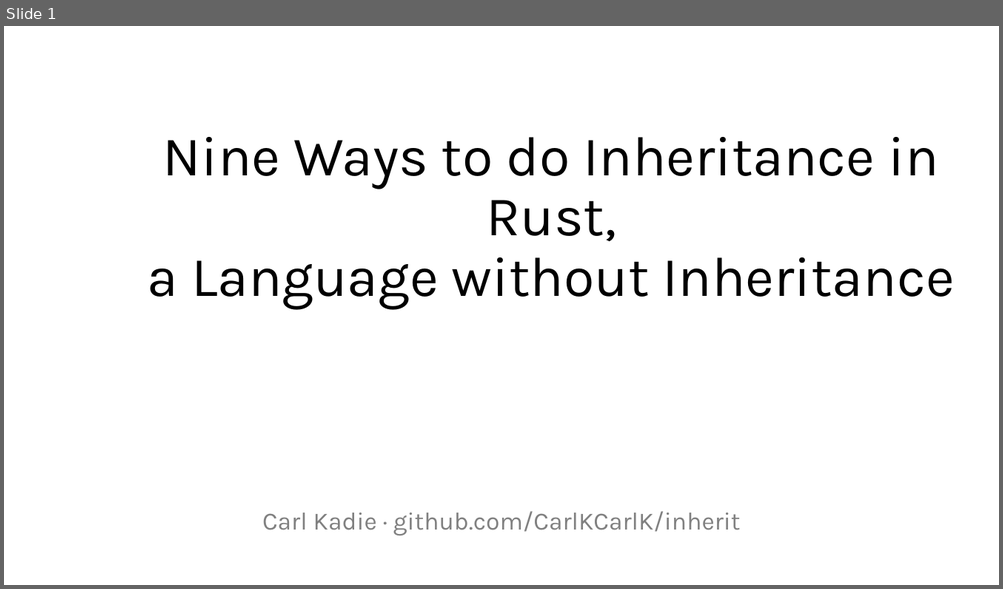
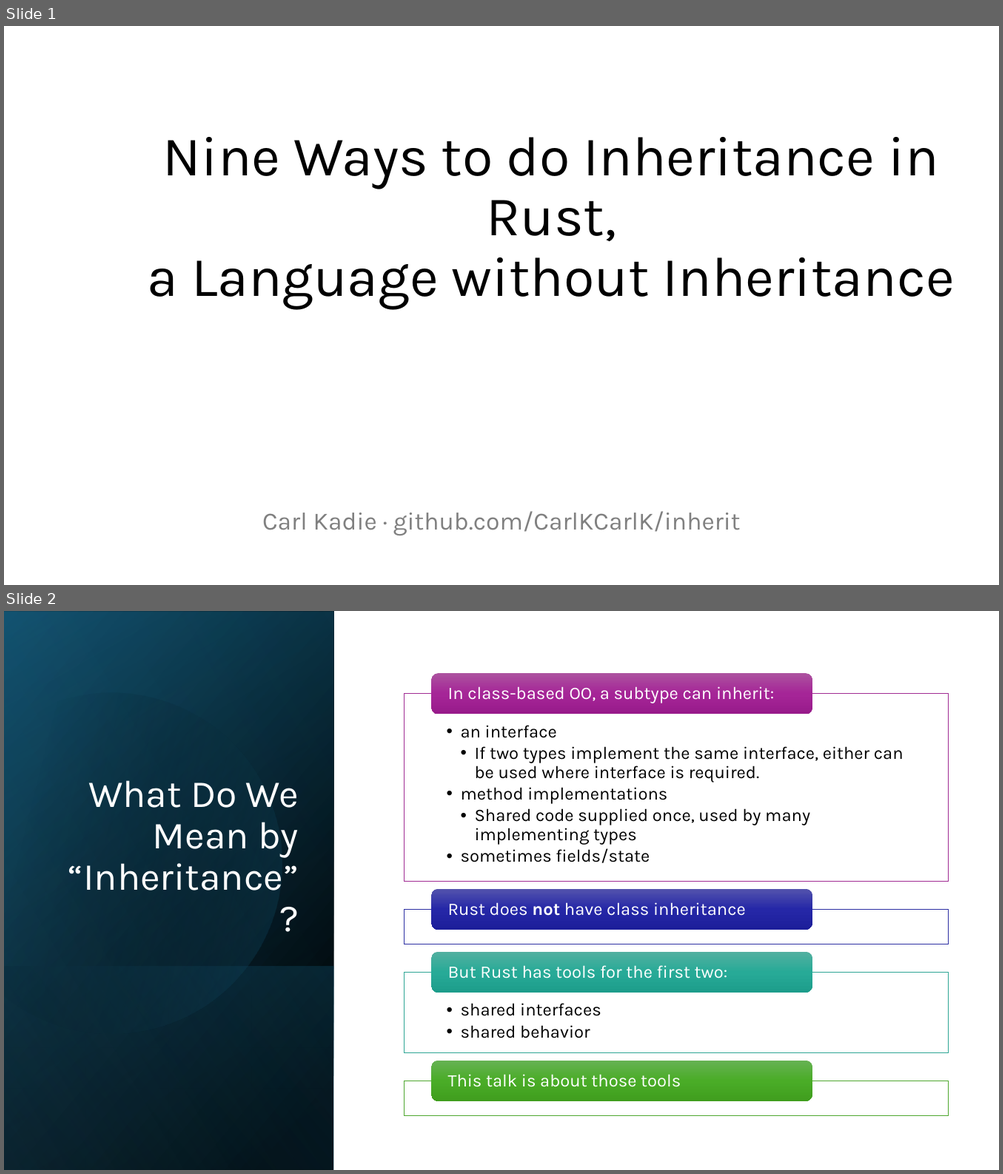
Before and after one commit to CarlKCarlK/inherit, a slide deck: docs/intro.pptx. Shown one above the other, each under a label of ours: slide 1 before the commit, slides 1 and 2 after it. The pictures are 1003x589 and 1003x1174 pixels, drawn with LibreOffice and Linux fonts; fonts in the diff are those of the drawing. Boxes give left, top, right and bottom in pixels: in the first picture for what was removed or moved away, otherwise in the second. Text is boxed around its words. In the diff, an @@ line names an element or a change of style, - is before the commit and + after.

```diff
--- a/docs/intro.pptx
+++ b/docs/intro.pptx
@@ slide 2 added at <box>4,611,999,1170</box>, background #FFFFFF @@
@@ rectangle added at <box>4,611,334,1170</box>, fill gradient #000000 to #104862 @@
@@ rectangle added at <box>4,612,334,1170</box>, fill gradient #000000 to #156082 @@
@@ rectangle added at <box>4,611,334,1170</box>, fill gradient #000000 to #46B1E1 @@
@@ freeform shape added at <box>4,652,323,1068</box>, fill gradient #000000 to #156082 @@
@@ title added at <box>68,780,299,891</box>, 37 pt, text #FFFFFF @@
+What Do We Mean by “Inheritance”?
@@ rectangle added at <box>4,966,334,1170</box>, fill gradient #156082 to #000000 @@
@@ group added at <box>404,673,948,1116</box>: 6 texts, 4 rectangles, 4 rounded rectangles @@
+  • an interface
+    • If two types implement the same interface, either can be used where interface is required.
+  • method implementations
+    • Shared code supplied once, used by many implementing types
+  • sometimes fields/state
+In class-based OO, a subtype can inherit:
+Rust does not have class inheritance
+  • shared interfaces
+  • shared behavior
+But Rust has tools for the first two:
+This talk is about those tools
```
Also in this commit, not shown: 1 other slide added, 1 slide removed, 3 other files.
